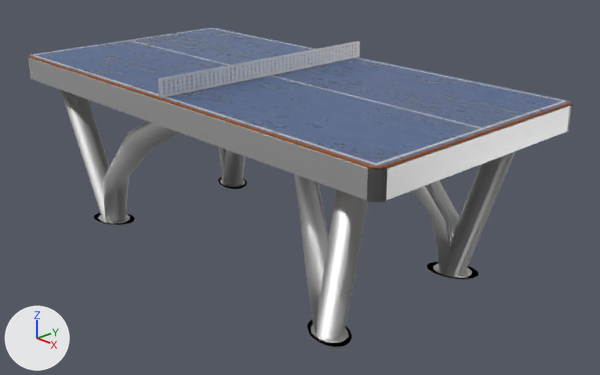
One commit to the Blender file Assets/GameAssets/Blender/TableTennis/tabletennis_high.blend: the scene before it, then after it.
Before and after are seen from a 50 mm camera at (7.07, -6.17, 4.26) aimed at (0.34, 0.16, 0.78). Every picture has the same lights, and +X, +Y and +Z are marked at lower left.
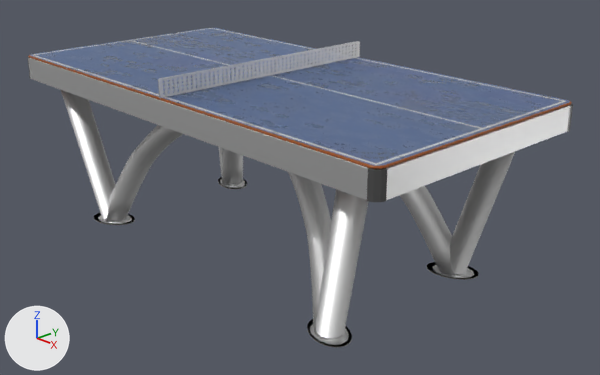
Location of each change, (x1, y1, x2, y2) in pixels of the pictures (600 x 375 px):
'Circle', deleted: before (61, 90, 515, 348)
'Legs', added: after (61, 90, 515, 348)
'LegSupports', added: after (102, 125, 467, 340)

What changed in the scene script:
```text
Add me_cylinder_001:
    me_cylinder_001.from_pydata(...)  # 480 vertices, 450 faces; spans x -2.16..0.0, y 0.0..1.16, z 0.01..2.07
    me_cylinder_001.polygons.foreach_set('use_smooth', [True] * 450)
    me_cylinder_001.materials.append(mat_tabletennis_metal)  # white #e7e7e7
Add me_circle_1:
    me_circle_1.from_pydata(...)  # 160 vertices, 130 faces; spans x -13.25..-8.55, y 3.93..6.75, z 0.0..9.5
    me_circle_1.polygons.foreach_set('use_smooth', [True] * 130)
    me_circle_1.materials.append(mat_tabletennis_metal)  # white #e7e7e7
Remove ob_circle:
    ob_circle = bpy.data.objects.new('Circle', me_circle)
    ob_circle.location = (0.0, 0.0, 0.0)
    ob_circle.scale = (0.2, 0.2, 0.2)
    _m = ob_circle.modifiers.new('Mirror', 'MIRROR')
    _m = ob_circle.modifiers.new('Mirror.001', 'MIRROR')
    _m.use_axis = (False, True, False)
Add ob_legsupports:
    ob_legsupports = bpy.data.objects.new('LegSupports', me_cylinder_001)
    ob_legsupports.location = (0.0, 0.0, 0.0)
    _m = ob_legsupports.modifiers.new('Mirror', 'MIRROR')
    _m.use_axis = (True, True, False)
Add ob_legs:
    ob_legs = bpy.data.objects.new('Legs', me_circle_1)
    ob_legs.location = (0.0, 0.0, 0.0)
    ob_legs.scale = (0.2, 0.2, 0.2)
    _m = ob_legs.modifiers.new('Mirror', 'MIRROR')
    _m = ob_legs.modifiers.new('Mirror.001', 'MIRROR')
    _m.use_axis = (False, True, False)
```
